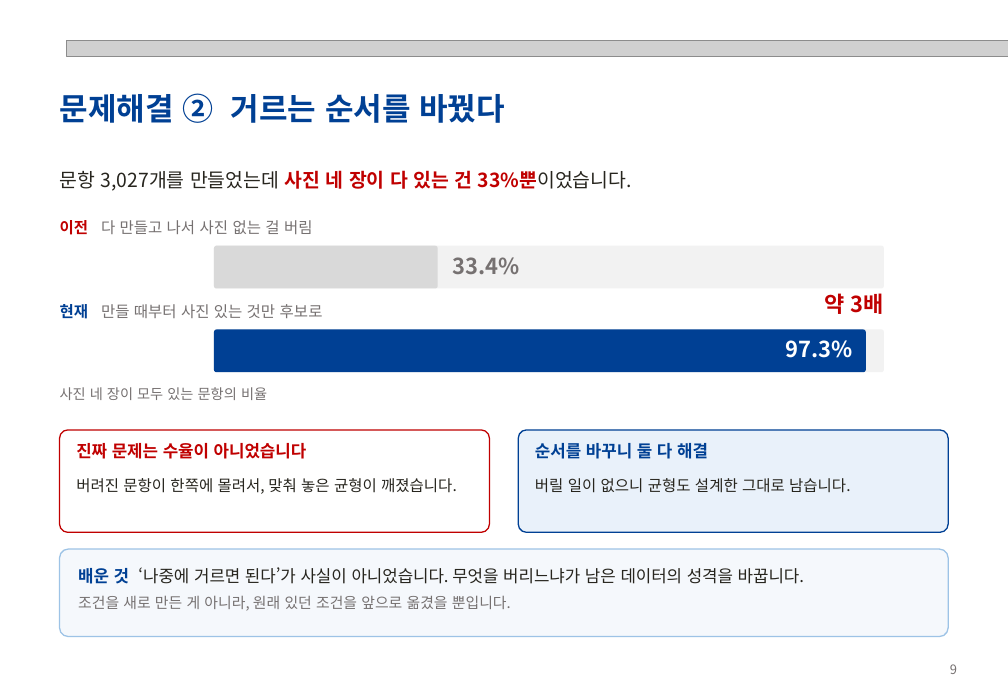
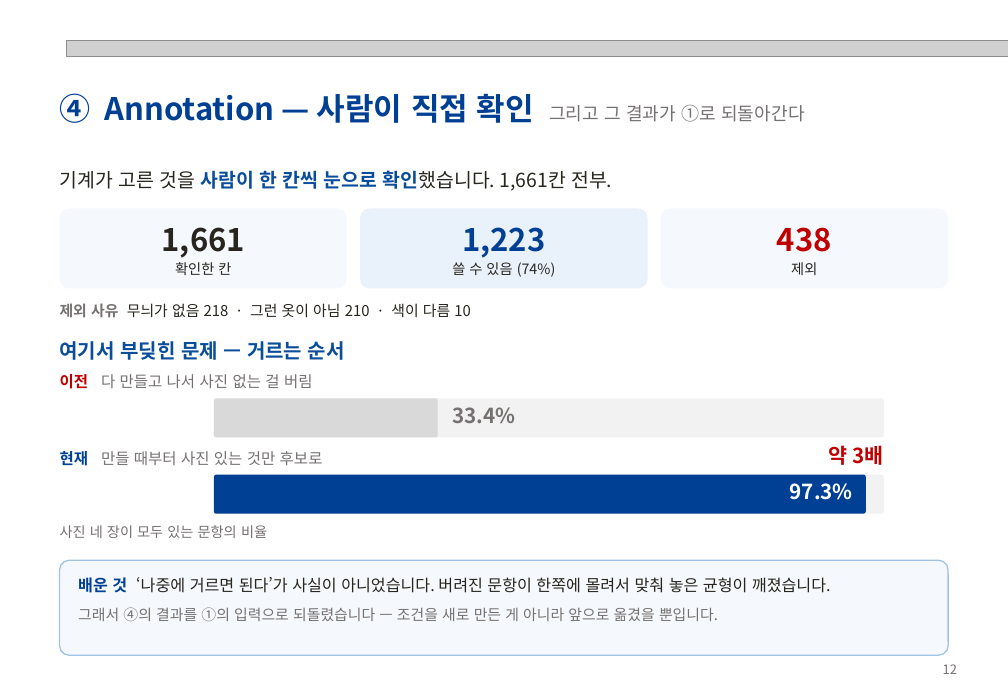
Before and after one commit to hjhj6411/tpo, a slide deck: slide 12 of presentation/POD-Bench_성과발표.pptx (slide 9 before the commit). Drawn at 1008x698 pixels with LibreOffice and Linux fonts; fonts in the diff are those of the drawing; grey boxes stand for pictures. Boxes give left, top, right and bottom in pixels: in the first picture for what was removed or moved away, otherwise in the second. Text is boxed around its words. In the diff, an @@ line names an element or a change of style, - is before the commit and + after.

```diff
--- a/presentation/POD-Bench_성과발표.pptx
+++ b/presentation/POD-Bench_성과발표.pptx
@@ text at <box>60,93,804,123</box>: text changed @@
-문제해결 ② 거르는 순서를 바꿨다
+④ Annotation — 사람이 직접 확인 그리고 그 결과가 ①로 되돌아간다
@@ text at <box>60,170,612,191</box>: text changed @@
-문항 3,027개를 만들었는데 사진 네 장이 다 있는 건 33%뿐이었습니다.
+기계가 고른 것을 사람이 한 칸씩 눈으로 확인했습니다. 1,661칸 전부.
@@ rounded rectangle added at <box>60,208,347,289</box>, fill #F5F8FC, 24 pt, text #27251E, bold @@
+1,661
+확인한 칸
@@ rounded rectangle "1,223": place and size @@
-rounded rectangle "1,223" at <box>214,246,884,289</box>
+rounded rectangle "1,223" at <box>360,208,648,289</box>
@@ rounded rectangle "1,223" at <box>360,208,648,289</box>: fill #F2F2F2 to #E9F1FA; proportions changed @@
@@ rounded rectangle added at <box>661,208,948,289</box>, fill #F5F8FC, 24 pt, text #C00000, bold @@
+438
+제외
@@ text in rounded rectangle at <box>452,227,556,277</box>: text added @@
+1,223
+쓸 수 있음 (74%)
@@ text added at <box>60,303,471,318</box>, 11.5 pt, text #27251E @@
+제외 사유 무늬가 없음 218 · 그런 옷이 아님 210 · 색이 다름 10
@@ rounded rectangle removed at <box>214,329,884,372</box> @@
@@ text added at <box>60,341,345,360</box>, 15.5 pt, text #0A4D9B, bold @@
+여기서 부딪힌 문제 — 거르는 순서
@@ text "이전 다 만들고 나서 사진 ...": place and size @@
-text "이전 다 만들고 나서 사진 ..." at <box>60,220,313,235</box>
+text "이전 다 만들고 나서 사진 ..." at <box>60,374,313,389</box>
@@ rounded rectangle: place and size @@
-rounded rectangle at <box>214,329,867,372</box>
+rounded rectangle at <box>214,398,884,437</box>
@@ rounded rectangle at <box>214,398,884,437</box>: fill #004094 to #F2F2F2 @@
@@ rounded rectangle: place and size @@
-rounded rectangle at <box>214,246,437,289</box>
+rounded rectangle at <box>214,398,437,437</box>
@@ text "33.4%": place and size @@
-text "33.4%" at <box>453,257,520,274</box>
+text "33.4%" at <box>453,407,516,423</box>
@@ text "현재 만들 때부터 사진 있는 ...": place and size @@
-text "현재 만들 때부터 사진 있는 ..." at <box>60,304,323,319</box>
+text "현재 만들 때부터 사진 있는 ..." at <box>60,451,323,466</box>
@@ text removed at <box>76,443,457,494</box> @@
-진짜 문제는 수율이 아니었습니다
-버려진 문항이 한쪽에 몰려서, 맞춰 놓은 균형이 깨졌습니다.
@@ rounded rectangle removed at <box>518,430,948,532</box> @@
@@ text removed at <box>535,440,850,493</box> @@
-순서를 바꾸니 둘 다 해결
-버릴 일이 없으니 균형도 설계한 그대로 남습니다.
@@ size 17 to 16 pt in 3 elements at <box>790,483,853,500</box>, <box>453,407,516,423</box>, <box>828,445,884,465</box> @@
@@ text "약 3배": place and size @@
-text "약 3배" at <box>824,293,884,314</box>
+text "약 3배" at <box>828,445,884,465</box>
@@ rounded rectangle: place and size @@
-rounded rectangle at <box>60,430,490,532</box>
+rounded rectangle at <box>214,475,884,514</box>
@@ rounded rectangle at <box>214,475,884,514</box>: fill #FFFFFF to #F2F2F2; outline #C00000 1 pt to none; proportions changed @@
@@ rounded rectangle added at <box>214,475,867,514</box>, fill #004094 @@
@@ text "97.3%": place and size @@
-text "97.3%" at <box>785,340,852,358</box>
+text "97.3%" at <box>790,483,853,500</box>
@@ text "사진 네 장이 모두 있는 ...": place and size @@
-text "사진 네 장이 모두 있는 ..." at <box>60,387,267,400</box>
+text "사진 네 장이 모두 있는 ..." at <box>60,525,267,538</box>
@@ rounded rectangle: place and size @@
-rounded rectangle at <box>60,549,948,637</box>
+rounded rectangle at <box>60,560,948,655</box>
@@ text at <box>78,577,831,621</box>: text changed; size 13 to 12.5 pt @@
-배운 것 ‘나중에 거르면 된다’가 사실이 아니었습니다. 무엇을 버리느냐가 남은 데이터의 성격을 바꿉니다.
-조건을 새로 만든 게 아니라, 원래 있던 조건을 앞으로 옮겼을 뿐입니다.
+배운 것 ‘나중에 거르면 된다’가 사실이 아니었습니다. 버려진 문항이 한쪽에 몰려서 맞춰 놓은 균형이 깨졌습니다.
+그래서 ④의 결과를 ①의 입력으로 되돌렸습니다 — 조건을 새로 만든 게 아니라 앞으로 옮겼을 뿐입니다.
@@ text at <box>943,664,957,674</box>: text changed @@
-9
+12
```
Also in this commit, not shown: 7 other slides changed, 8 slides added, 3 slides removed, 5 other files.
